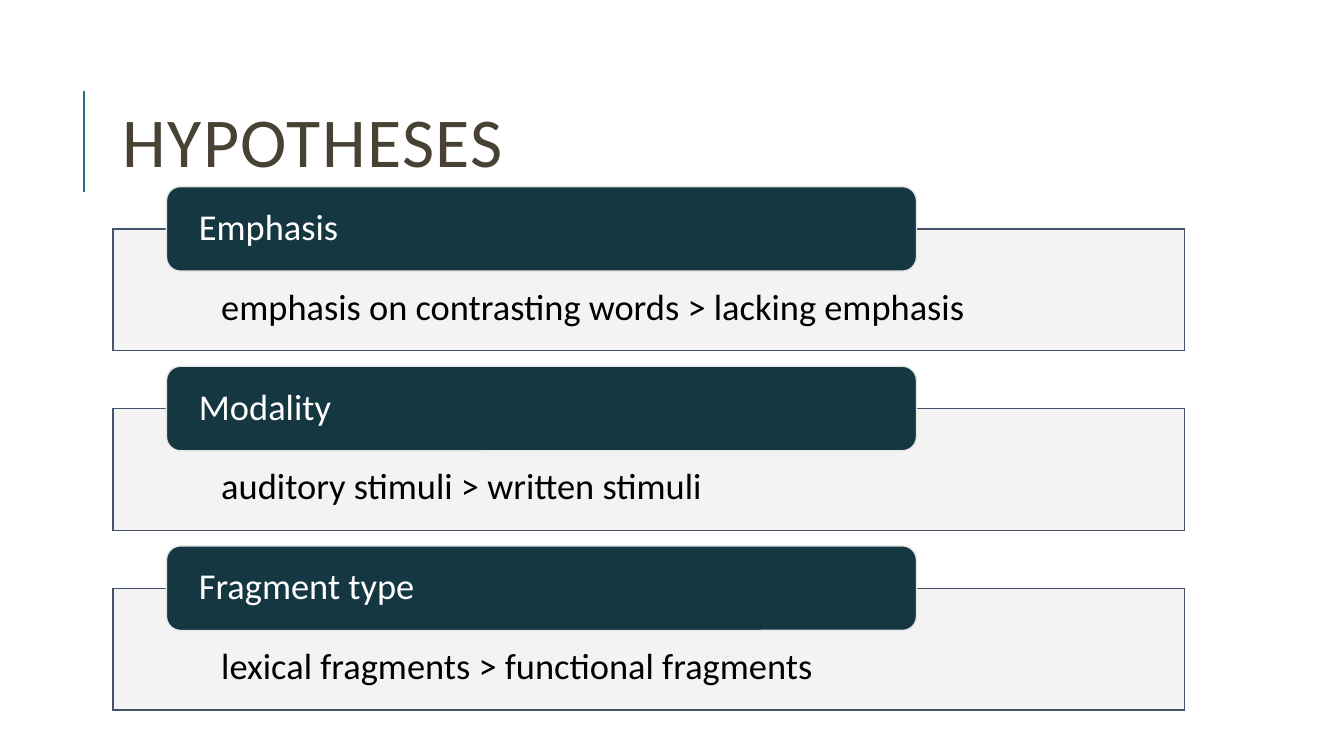
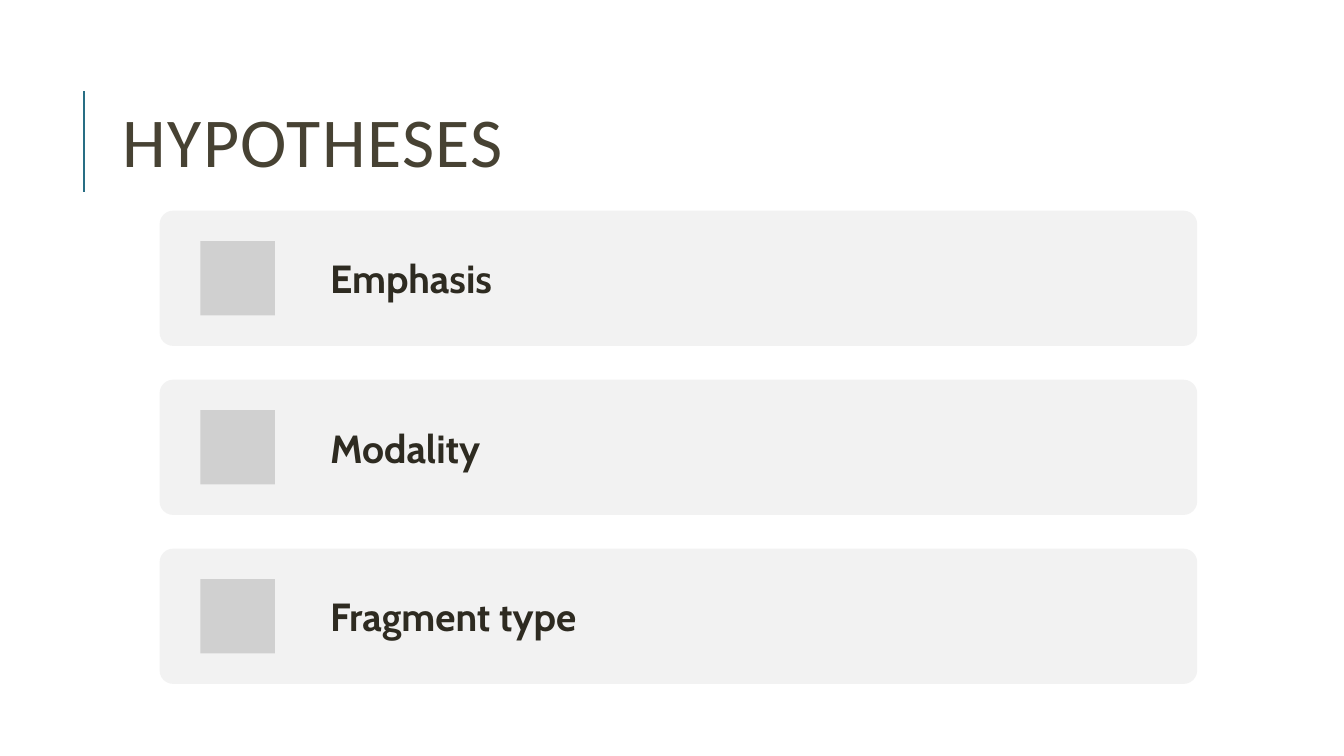
Before and after one commit to miriamschiele/MA, a slide deck: slide 12 of presentation/Miriam Schiele, MA presentation.pptx (slide 29 before the commit). Drawn at 1344x756 pixels with LibreOffice and Linux fonts; fonts in the diff are those of the drawing; grey boxes stand for pictures. Boxes give left, top, right and bottom in pixels: in the first picture for what was removed or moved away, otherwise in the second. Text is boxed around its words. In the diff, an @@ line names an element or a change of style, - is before the commit and + after.

```diff
--- a/presentation/Miriam Schiele, MA presentation.pptx
+++ b/presentation/Miriam Schiele, MA presentation.pptx
@@ size 26 to 28 pt, font Calibri to Cabin, text colour #FFFFFF to #2E2B21, bold on; line spacing 0.9 to 1 in 3 elements at (330,603,576,641), (330,433,480,472), (330,263,492,303) @@
@@ text "Emphasis": place and size @@
-text "Emphasis" at (199,214,338,246)
+text "Emphasis" at (330,263,492,303)
@@ text "Modality": place and size @@
-text "Modality" at (199,394,331,426)
+text "Modality" at (330,433,480,472)
@@ group removed at (113,187,1185,711): 3 rectangles, 3 texts, 3 rounded rectangles @@
-  • emphasis on contrasting words > lacking emphasis
-  • auditory stimuli > written stimuli
-  • lexical fragments > functional fragments
@@ text "Fragment type": place and size @@
-text "Fragment type" at (199,575,414,606)
+text "Fragment type" at (330,603,576,641)
@@ group added at (159,211,1197,684): 3 rounded rectangles, 3 pictures @@
```
Also in this commit, not shown: 17 other slides changed, 12 slides added, 14 slides removed, 3 other files.
